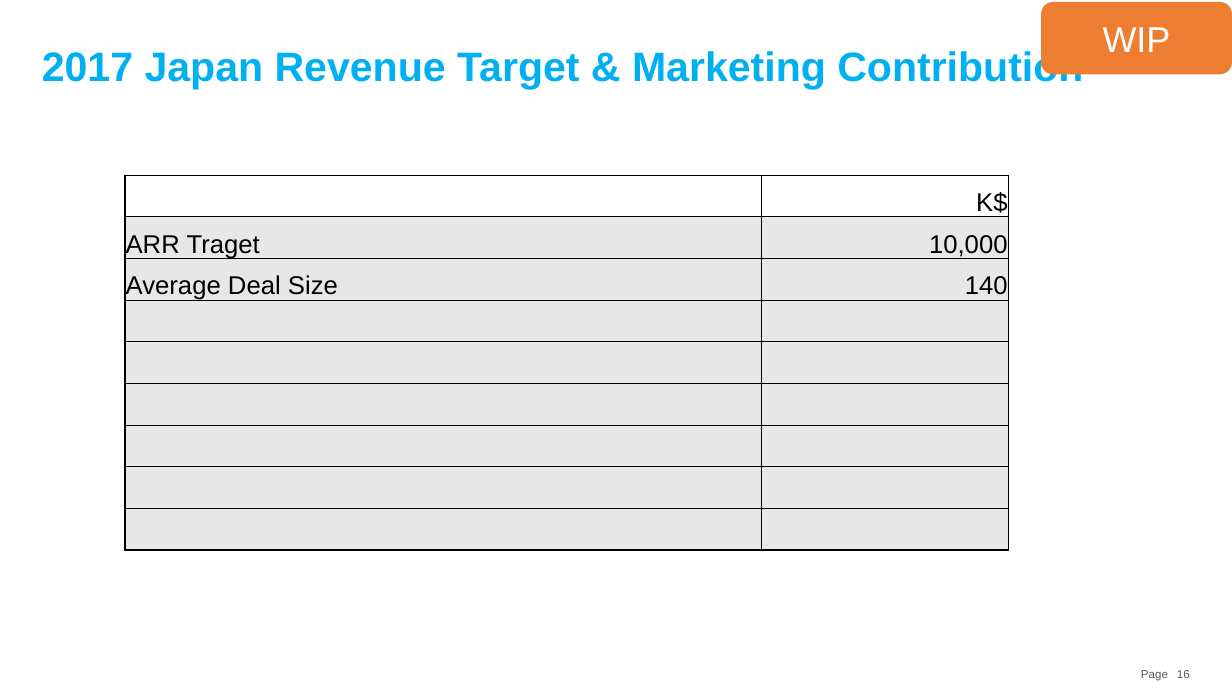
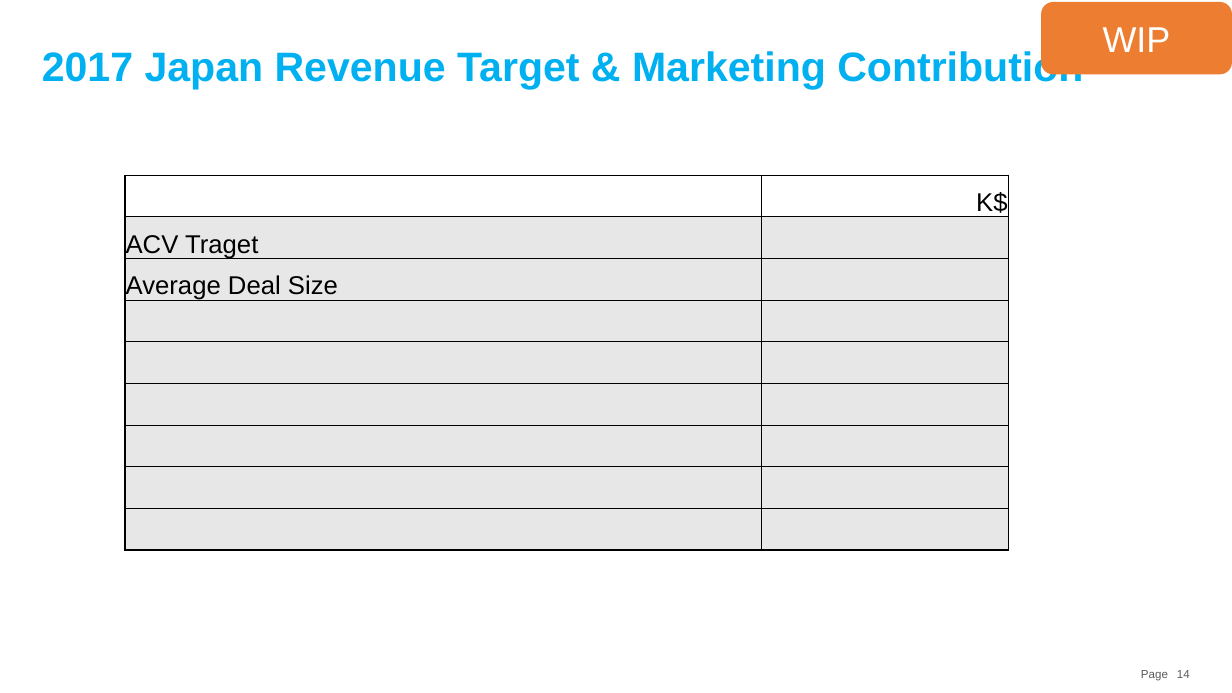
Before and after one commit to souebina/GitHub-Japan-Marketing-Plan, a slide deck: slide 14 of GitHub Japan Marketing Strategy.pptx (slide 16 before the commit). Drawn at 1232x693 pixels with LibreOffice and Linux fonts; fonts in the diff are those of the drawing. Boxes give left, top, right and bottom in pixels: in the first picture for what was removed or moved away, otherwise in the second. Text is boxed around its words. In the diff, an @@ line names an element or a change of style, - is before the commit and + after.

```diff
--- a/GitHub Japan Marketing Strategy.pptx
+++ b/GitHub Japan Marketing Strategy.pptx
@@ table at (125,176,1008,551) @@
-row 2, column 1: ARR Traget
+row 2, column 1: ACV Traget
-row 2, column 2: 10,000
+row 2, column 2: 
-row 3, column 2: 140
+row 3, column 2: 
@@ page number at (1177,670,1190,678): text changed @@
-16
+14
```
Also in this commit, not shown: 1 other slide changed, 1 slide added, 1 slide removed.
